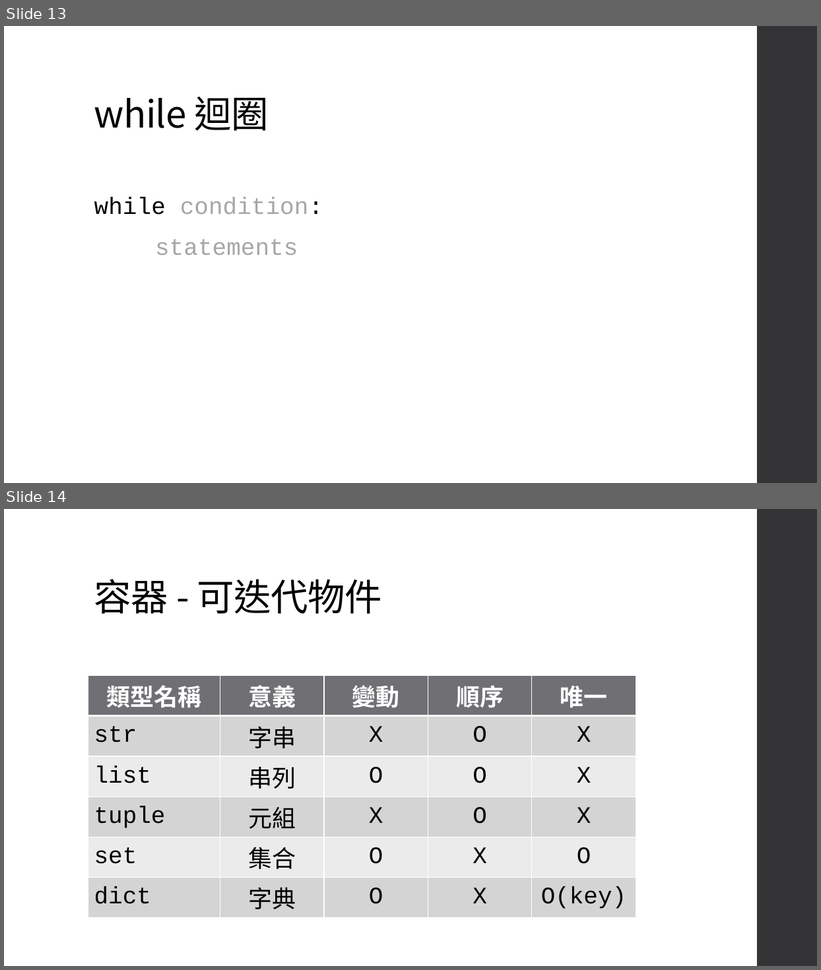
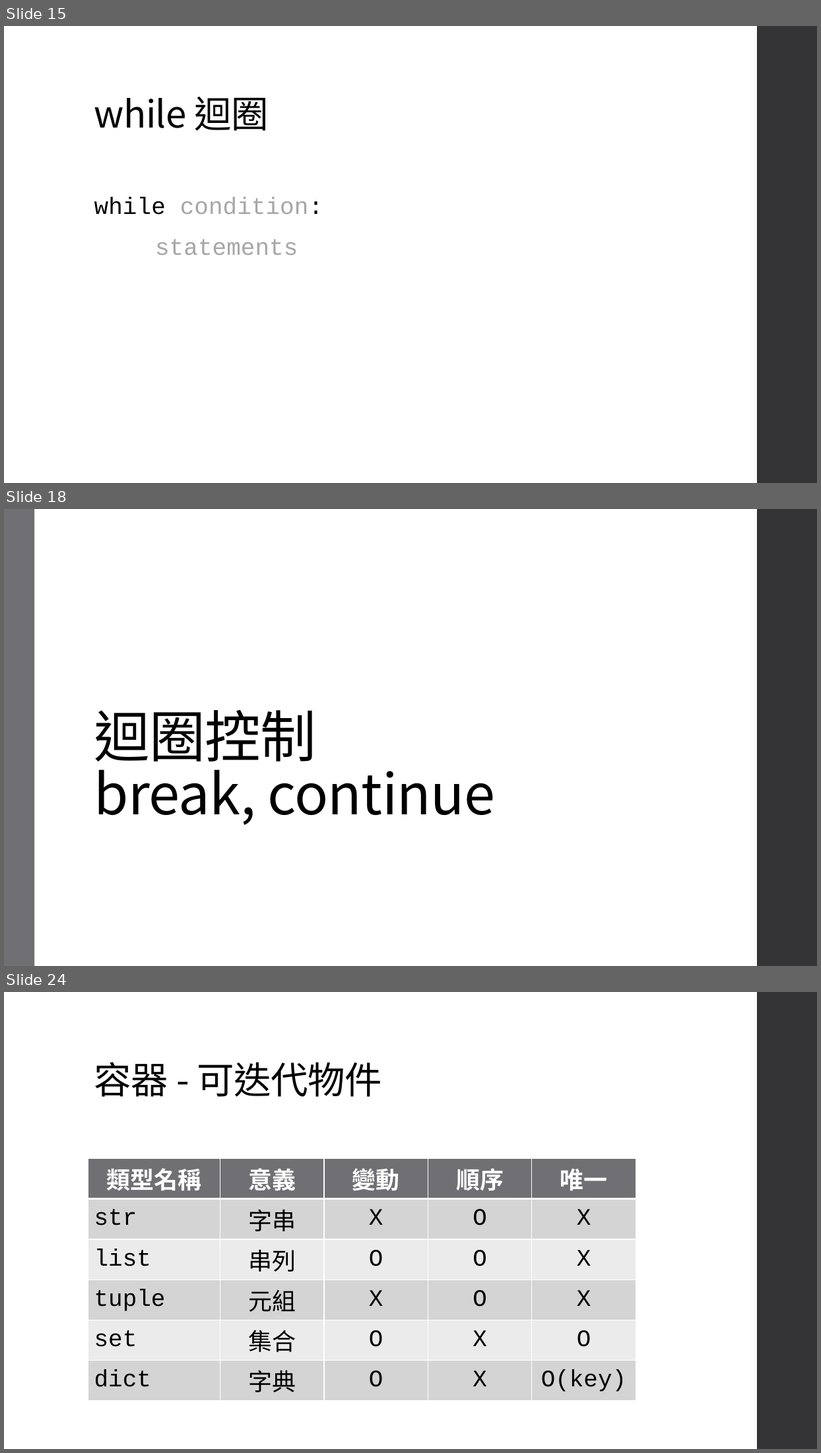
Before and after one commit to an920107/ServiceLearning, a slide deck: Class 5.pptx. Shown one above the other, each under a label of ours: slides 13 and 14 before the commit, slides 15, 18 and 24 after it; the slides between them are not shown. The pictures are 821x970 and 821x1453 pixels, drawn with LibreOffice and Linux fonts; fonts in the diff are those of the drawing. Boxes give left, top, right and bottom in pixels: in the first picture for what was removed or moved away, otherwise in the second. Text is boxed around its words. In the diff, an @@ line names an element or a change of style, - is before the commit and + after.

```diff
--- a/Class 5.pptx
+++ b/Class 5.pptx
@@ slide 18 added at [4,509,817,966], background #FFFFFF; not listed: 1 template element that a slide beside it also shows @@
@@ rectangle added at [4,509,34,966], fill #6F6F74 @@
@@ title added at [94,710,496,825], 66 pt, text #000000 @@
+迴圈控制
+break, continue
@@ what was slide 13 is now slide 15 @@
@@ what was slide 14 is now slide 24 @@
```
Also in this commit, not shown: 1 slide changed, 29 other slides added.
